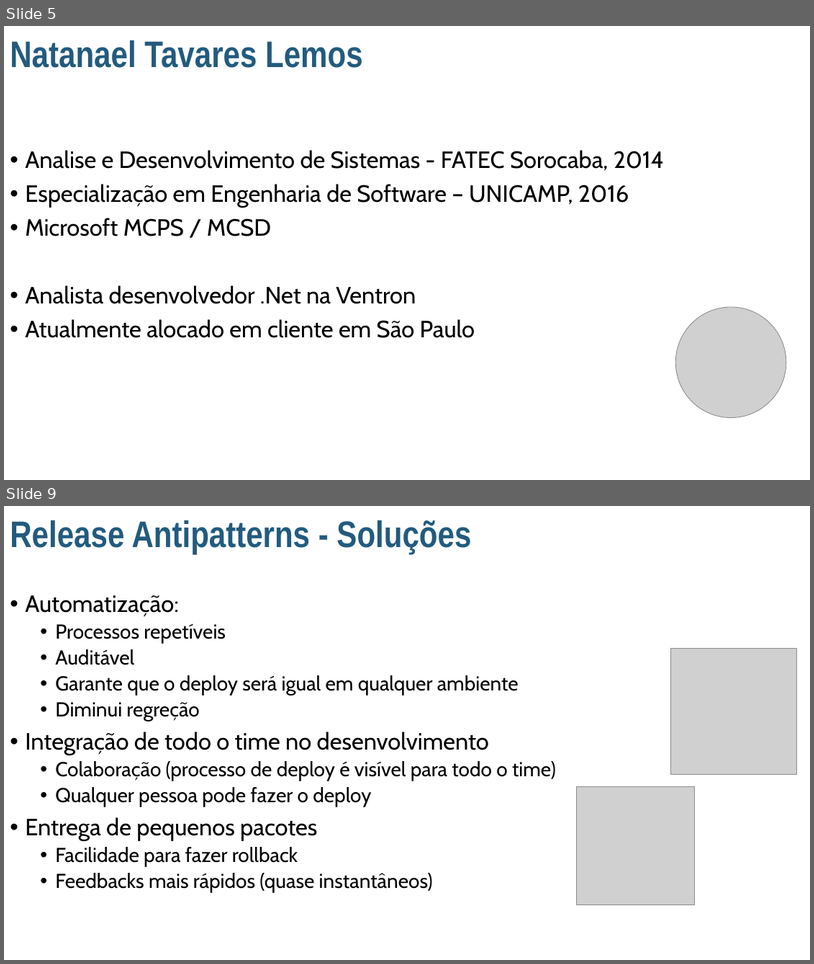
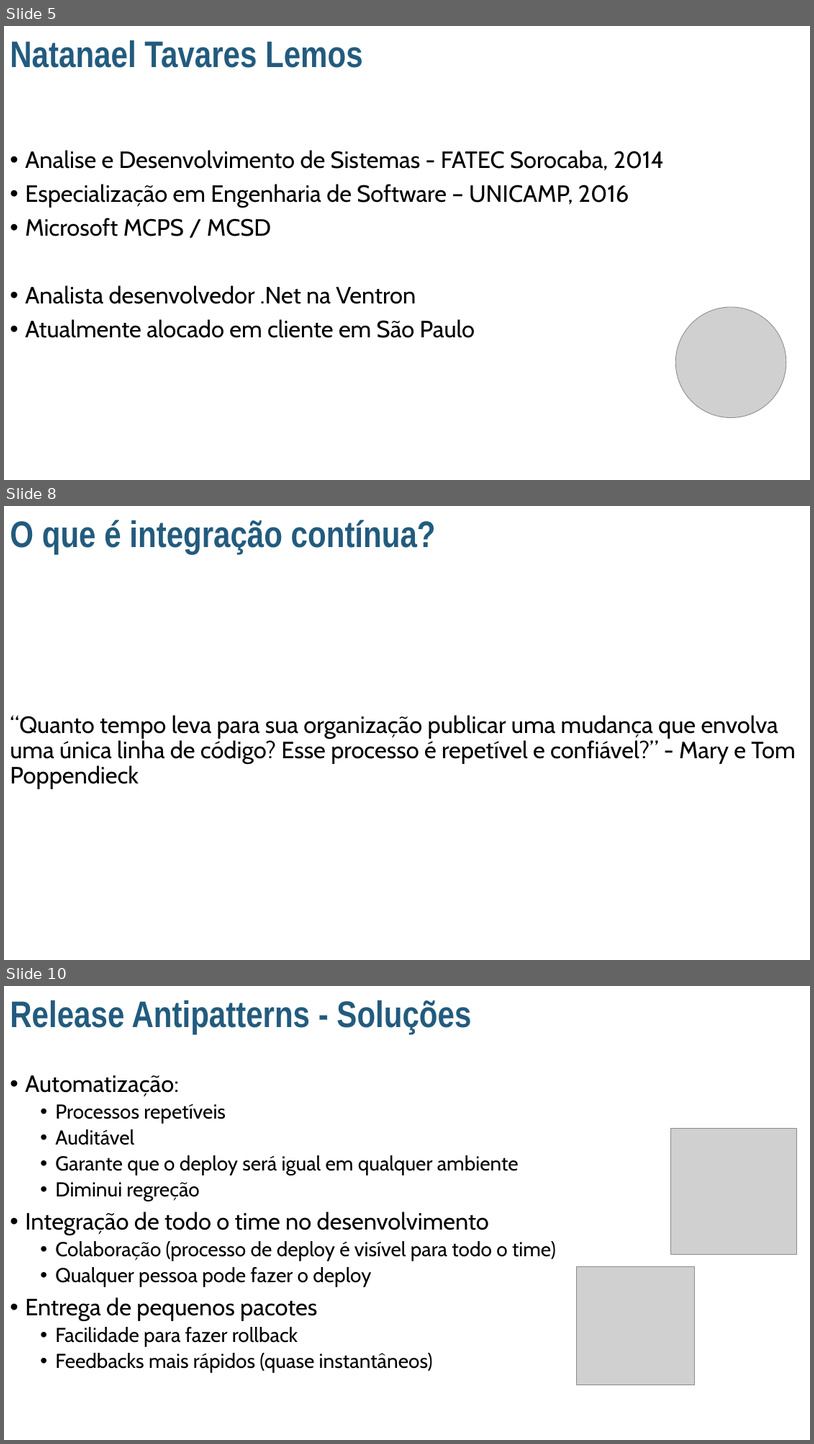
Before and after one commit to NatanaelLemos/IntegracaoContinua, a slide deck: 000-Apresentação/Techday.pptx. Shown one above the other, each under a label of ours: slides 5 and 9 before the commit, slides 5, 8 and 10 after it; the slides between them are not shown. The pictures are 814x964 and 814x1444 pixels, drawn with LibreOffice and Linux fonts; fonts in the diff are those of the drawing; grey boxes stand for pictures; background and template pictures are left out. Boxes give left, top, right and bottom in pixels: in the first picture for what was removed or moved away, otherwise in the second. Text is boxed around its words. In the diff, an @@ line names an element or a change of style, - is before the commit and + after.

```diff
--- a/000-Apresentação/Techday.pptx
+++ b/000-Apresentação/Techday.pptx
@@ slide 8 added at (4,506,810,960), background #FFFFFF @@
@@ title added at (10,520,436,555), 44 pt, text #225B7E, bold @@
+O que é integração contínua?
@@ text added at (10,715,795,789), 28 pt, text #000000 @@
+“Quanto tempo leva para sua organização publicar uma mudança que envolva uma única linha de código? Esse processo é repetível e confiável?” - Mary e Tom Poppendieck
@@ what was slide 9 is now slide 10 @@
```
Also in this commit, not shown: 6 slides changed, 2 other slides added, 1 other file.
